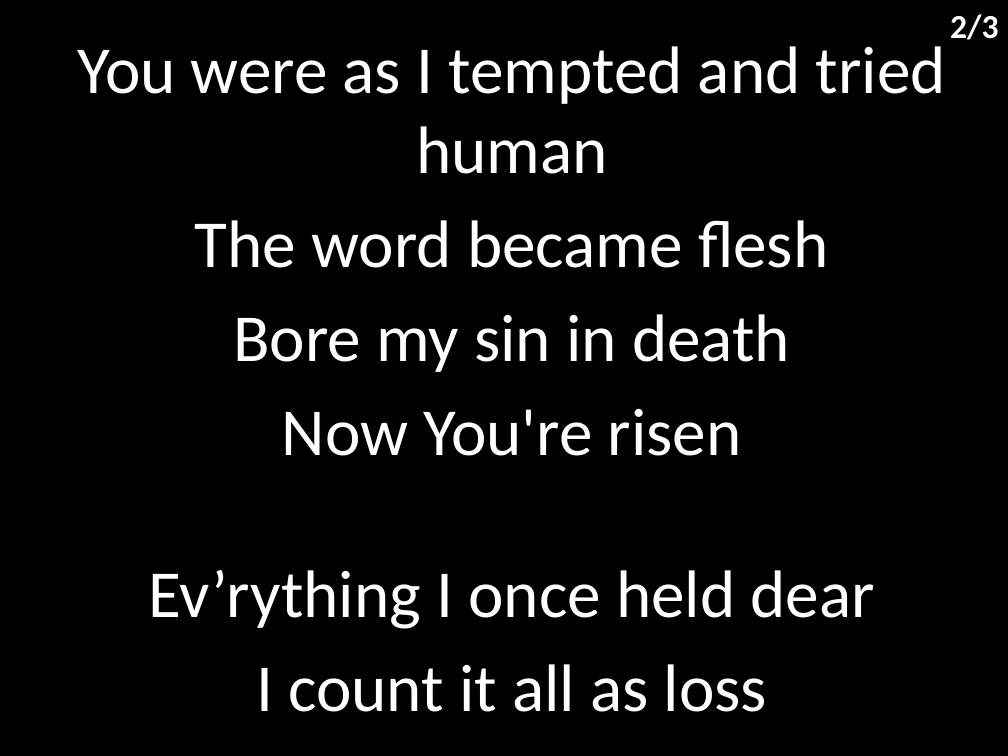
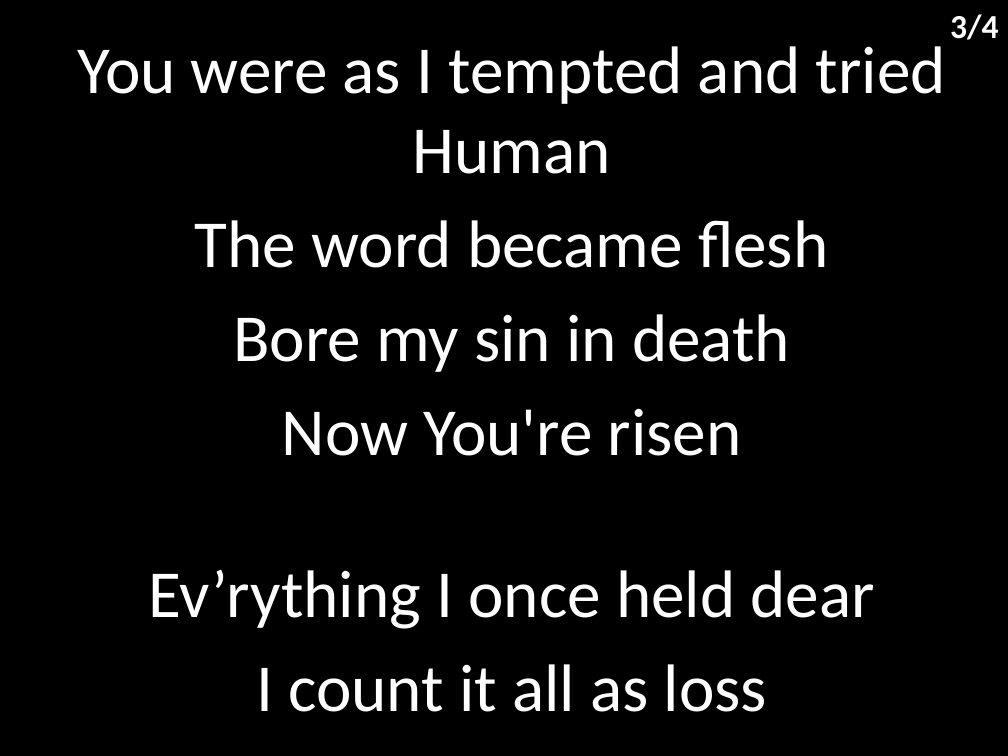
Before and after one commit to hoo-are-ya/worship, a slide deck: slide 17 of docs/songs_30-01-2022.pptx (slide 16 before the commit). Drawn at 1008x756 pixels with LibreOffice and Linux fonts; fonts in the diff are those of the drawing. Boxes give left, top, right and bottom in pixels: in the first picture for what was removed or moved away, otherwise in the second. Text is boxed around its words. In the diff, an @@ line names an element or a change of style, - is before the commit and + after.

Commit message:
final ppt

```diff
--- a/docs/songs_30-01-2022.pptx
+++ b/docs/songs_30-01-2022.pptx
@@ text at <box>950,14,998,40</box>: text changed @@
-2/3
+3/4
@@ subtitle at <box>77,46,946,174</box>: text changed @@
-You were as I tempted and tried human
+You were as I tempted and tried Human
```
Also in this commit, not shown: 2 other slides changed, 3 slides added, 1 other file.
